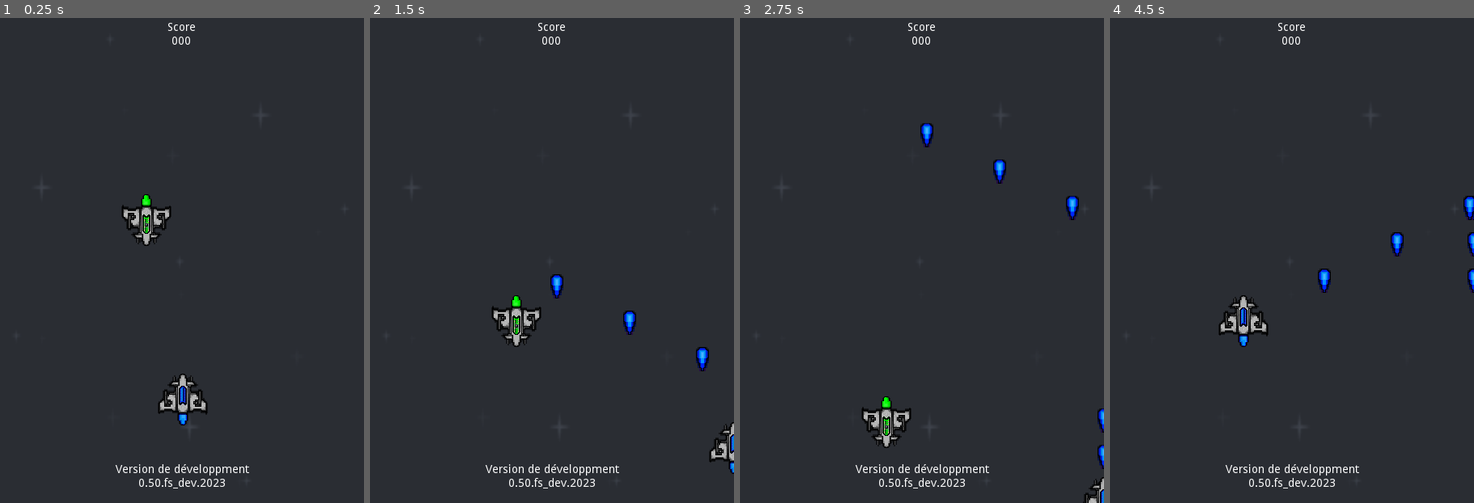
Above: before the commit, frames 1-4 (left to right).
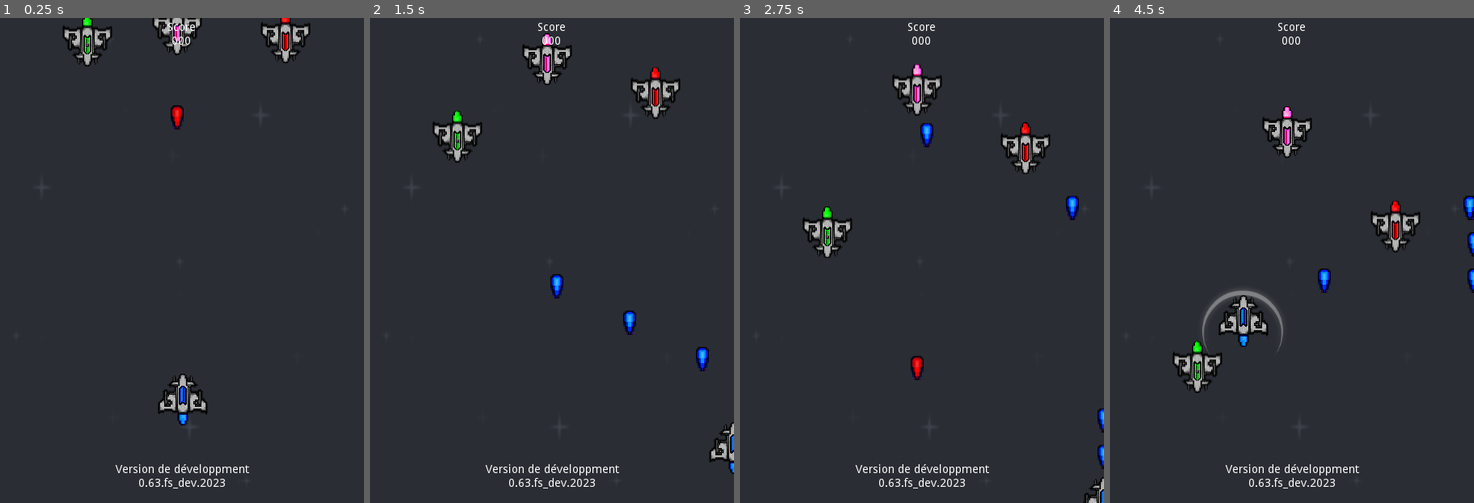
Above: after the commit, the same moments.

Repository: KevCoorp/Firespace
Game: Godot game, scene res://MainScenes/Gameplay.tscn
The game is run twice, just before and just after one commit, with the same random seed, the same clock (stepped at 60 frames per second) and the same inputs.
Inputs:
- Up to frame 1 (0.25 s): no input
- Up to frame 2 (1.5 s): hold D (move_right) 0.53-1.28 s; hold Space (shoot) 0.53-1.28 s; hold S (move_down) from 1.28 s (still down); tap Space (shoot) at 1.35 s
- Up to frame 3 (2.75 s): release S (move_down) at 2.03 s; hold D (move_right) from 2.03 s (still down); hold Space (shoot) from 2.03 s (still down)
- Up to frame 4 (4.5 s): release D (move_right) at 2.78 s; release Space (shoot) at 2.78 s; hold Z (move_up) 2.78-3.53 s; tap Space (shoot) at 2.85, 4.35 s; hold Space (shoot) 3.53-4.28 s; hold Q (move_left) from 3.53 s (still down)

The runs differ from the first frame. In frame 1, 3.0% of the frame differs, in the area x 17-86%, y 0-97%; in frame 2, 3.1%; in frame 3, 3.3%, in the area x 17-86%, y 9-97%; in frame 4, 2.7%.

Commit message:
Features for enemies

Diff:
--- /dev/null
+++ b/Bullet/EnemyBullet.gd
@@ -0,0 +1,14 @@
+extends Area2D
+
+export var speed: float = 500
+
+func _physics_process(delta):
+	position.y += speed * delta
+
+func _on_VisibilityNotifier2D_screen_exited():
+	queue_free()
+
+func _on_Bullet_area_entered(area):
+	if area is Player:
+		area.damage(1)
+		queue_free()
--- a/Bullet/EnemyBullet.tscn
+++ b/Bullet/EnemyBullet.tscn
@@ -1,9 +1,12 @@
-[gd_scene load_steps=3 format=2]
+[gd_scene load_steps=4 format=2]
 
 [ext_resource path="res://Bullet/Bullet.tscn" type="PackedScene" id=1]
 [ext_resource path="res://Textures/laser.png" type="Texture" id=2]
+[ext_resource path="res://Bullet/EnemyBullet.gd" type="Script" id=3]
 
 [node name="EnemyBullet" instance=ExtResource( 1 )]
+script = ExtResource( 3 )
+speed = 500.0
 
 [node name="Sprite" parent="." index="0"]
 texture = ExtResource( 2 )
--- a/Enemy/Enemy.gd
+++ b/Enemy/Enemy.gd
@@ -2,6 +2,8 @@
 
 export var verticalSpeed := 10
 export var health: int = 5
+
+var plBullet := preload("res://Bullet/EnemyBullet.tscn")
 
 var playerInArea: Player = null
 
@@ -11,6 +13,11 @@
 
 func _physics_process(delta):
 	position.y += verticalSpeed * delta
+
+func fire():
+	var bullet := plBullet.instance()
+	bullet.position = position
+	get_tree().current_scene.add_child(bullet)
 
 func damage(amount: int):
 	health -= amount
--- a/Enemy/Enemy.tscn
+++ b/Enemy/Enemy.tscn
@@ -8,7 +8,7 @@
 
 [node name="Enemy" type="Area2D" groups=["damageable"]]
 script = ExtResource( 2 )
-verticalSpeed = 50
+verticalSpeed = 55
 health = 10
 
 [node name="Sprite" type="Sprite" parent="."]
--- a/Enemy/FastEnemy.tscn
+++ b/Enemy/FastEnemy.tscn
@@ -4,7 +4,8 @@
 [ext_resource path="res://Textures/ennemy_2.png" type="Texture" id=2]
 
 [node name="FastEnemy" instance=ExtResource( 1 )]
-verticalSpeed = 100
+verticalSpeed = 95
+health = 5
 
 [node name="Sprite" parent="." index="0"]
 texture = ExtResource( 2 )
--- a/Enemy/SlowShooter.gd
+++ b/Enemy/SlowShooter.gd
@@ -1,4 +1,10 @@
 extends "res://Enemy/Enemy.gd"
 
+onready var fireTimer := $FireTimer
+
+export var fireRate := 2.5
+
 func _process(delta):
-	fire()
+	if fireTimer.is_stopped():
+		fire()
+		fireTimer.start(fireRate)
--- a/Enemy/SlowShooter.tscn
+++ b/Enemy/SlowShooter.tscn
@@ -1,7 +1,17 @@
-[gd_scene load_steps=3 format=2]
+[gd_scene load_steps=4 format=2]
 
 [ext_resource path="res://Enemy/Enemy.tscn" type="PackedScene" id=1]
-[ext_resource path="res://Enemy/SlowShooter.gd" type="Script" id=2]
+[ext_resource path="res://Textures/enemy_3.png" type="Texture" id=2]
+[ext_resource path="res://Enemy/SlowShooter.gd" type="Script" id=3]
 
 [node name="SlowShooter" instance=ExtResource( 1 )]
-script = ExtResource( 2 )
+script = ExtResource( 3 )
+verticalSpeed = 30
+health = 25
+fireRate = 2.5
+
+[node name="Sprite" parent="." index="0"]
+texture = ExtResource( 2 )
+
+[node name="FireTimer" type="Timer" parent="." index="3"]
+one_shot = true
--- a/HUD/HUD.tscn
+++ b/HUD/HUD.tscn
@@ -27,6 +27,6 @@
 margin_right = 288.0
 margin_bottom = 560.0
 text = "Version de développment
-		0.50.fs_dev.2023
+		0.63.fs_dev.2023
 "
 align = 1
--- a/MainScenes/Gameplay.tscn
+++ b/MainScenes/Gameplay.tscn
@@ -1,9 +1,11 @@
-[gd_scene load_steps=5 format=2]
+[gd_scene load_steps=7 format=2]
 
 [ext_resource path="res://Player/Player.tscn" type="PackedScene" id=1]
 [ext_resource path="res://Textures/background.png" type="Texture" id=2]
 [ext_resource path="res://Enemy/FastEnemy.tscn" type="PackedScene" id=3]
 [ext_resource path="res://HUD/HUD.tscn" type="PackedScene" id=4]
+[ext_resource path="res://Enemy/Enemy.tscn" type="PackedScene" id=5]
+[ext_resource path="res://Enemy/SlowShooter.tscn" type="PackedScene" id=6]
 
 [node name="Gameplay" type="Node2D"]
 
@@ -21,4 +23,11 @@
 position = Vector2( 226, 472 )
 
 [node name="FastEnemy" parent="." instance=ExtResource( 3 )]
-position = Vector2( 181, 225 )
+position = Vector2( 108, 4 )
+
+[node name="Enemy" parent="." instance=ExtResource( 5 )]
+position = Vector2( 353, 10 )
+
+[node name="SlowShooter" parent="." instance=ExtResource( 6 )]
+position = Vector2( 219, 6 )
+fireRate = 2
Binary file added: Textures/enemy_1.png
Not shown, added: Textures/enemy_1.png.import
Binary file added: Textures/enemy_2.png
Not shown, added: Textures/enemy_2.png.import
Binary file added: Textures/enemy_3.png
Not shown, added: Textures/enemy_3.png.import
